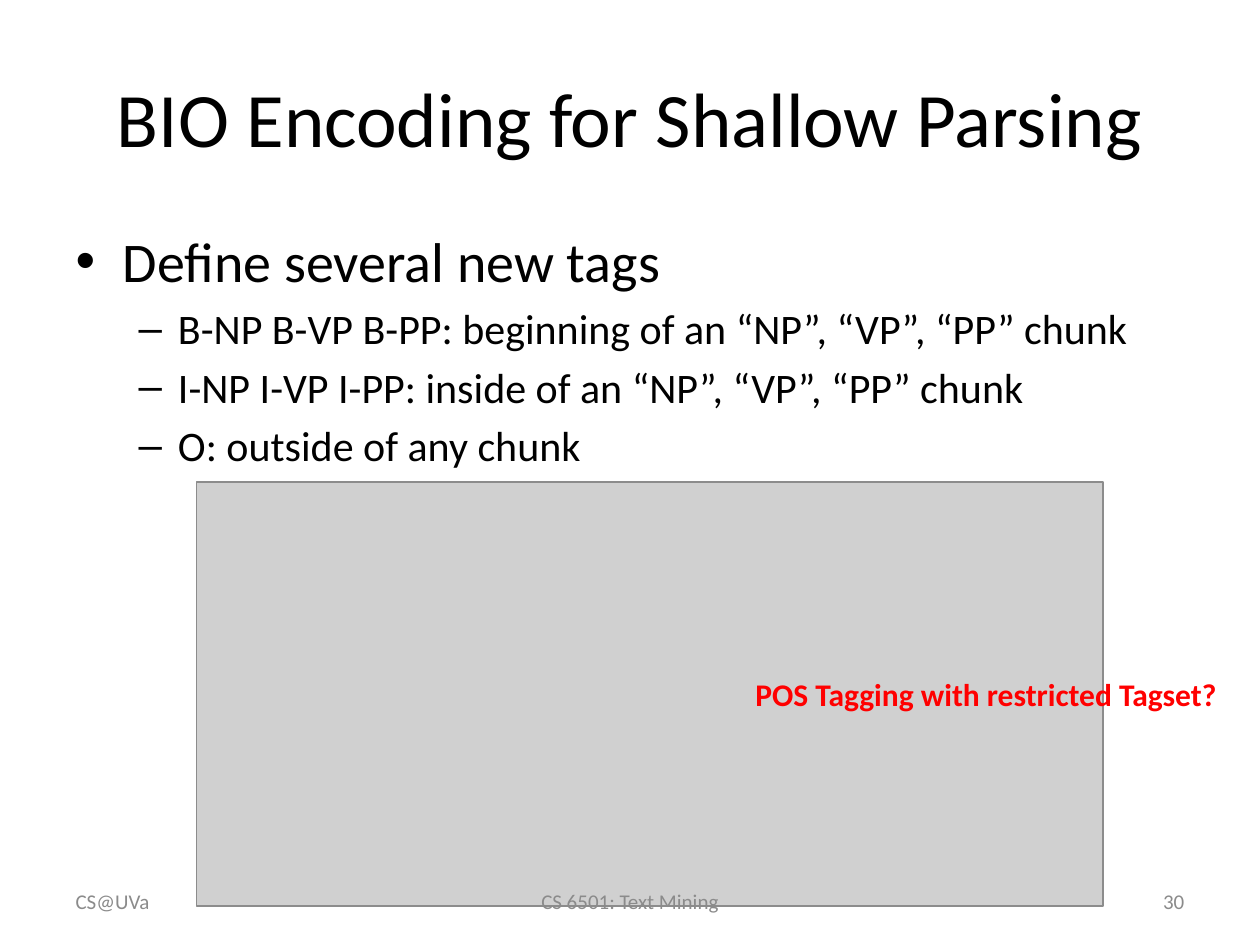
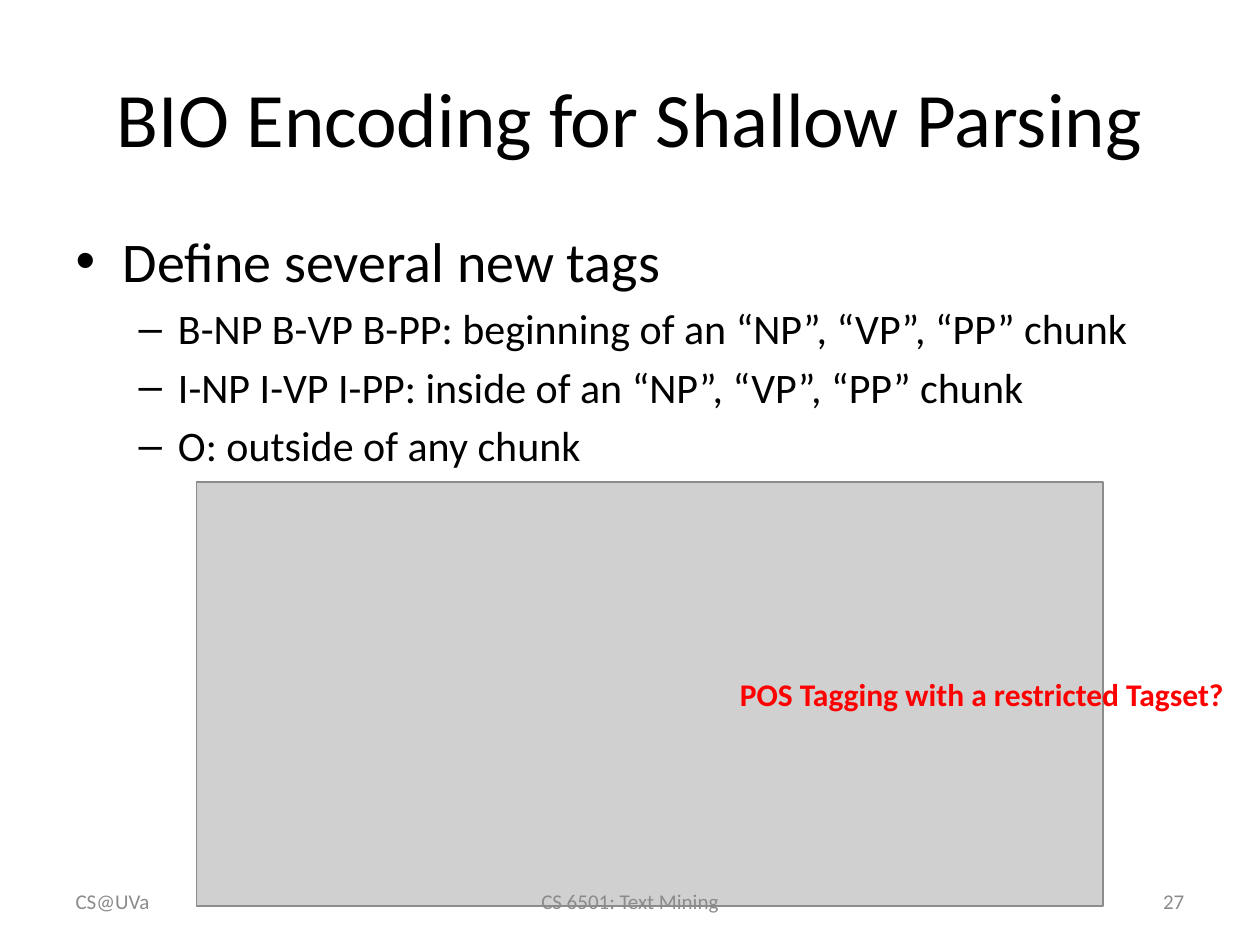
Before and after one commit to wang296/CS6501-Text-Mining, a slide deck: slide 27 of docs/POSTagging-SequenceLabeling.pptx (slide 30 before the commit). Drawn at 1260x945 pixels with LibreOffice and Linux fonts; fonts in the diff are those of the drawing; grey boxes stand for pictures. Boxes give left, top, right and bottom in pixels: in the first picture for what was removed or moved away, otherwise in the second. Text is boxed around its words. In the diff, an @@ line names an element or a change of style, - is before the commit and + after.

```diff
--- a/docs/POSTagging-SequenceLabeling.pptx
+++ b/docs/POSTagging-SequenceLabeling.pptx
@@ text at box(740, 679, 1223, 713): text changed @@
-POS Tagging with restricted Tagset?
+POS Tagging with a restricted Tagset?
@@ page number at box(1163, 895, 1184, 909): text changed @@
-30
+27
```
Also in this commit, not shown: 7 other slides changed, 6 slides removed, 3 other files.
